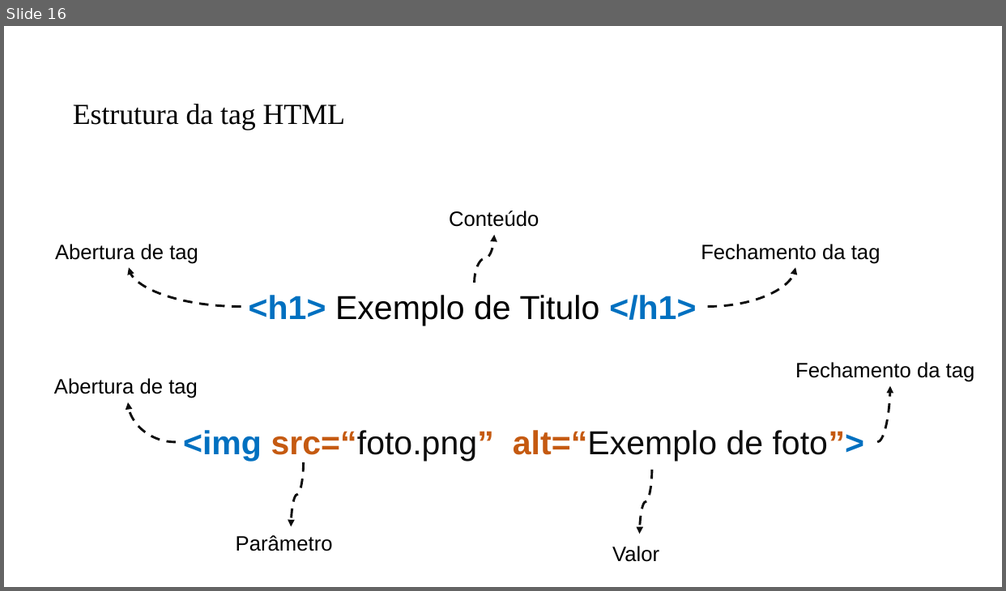
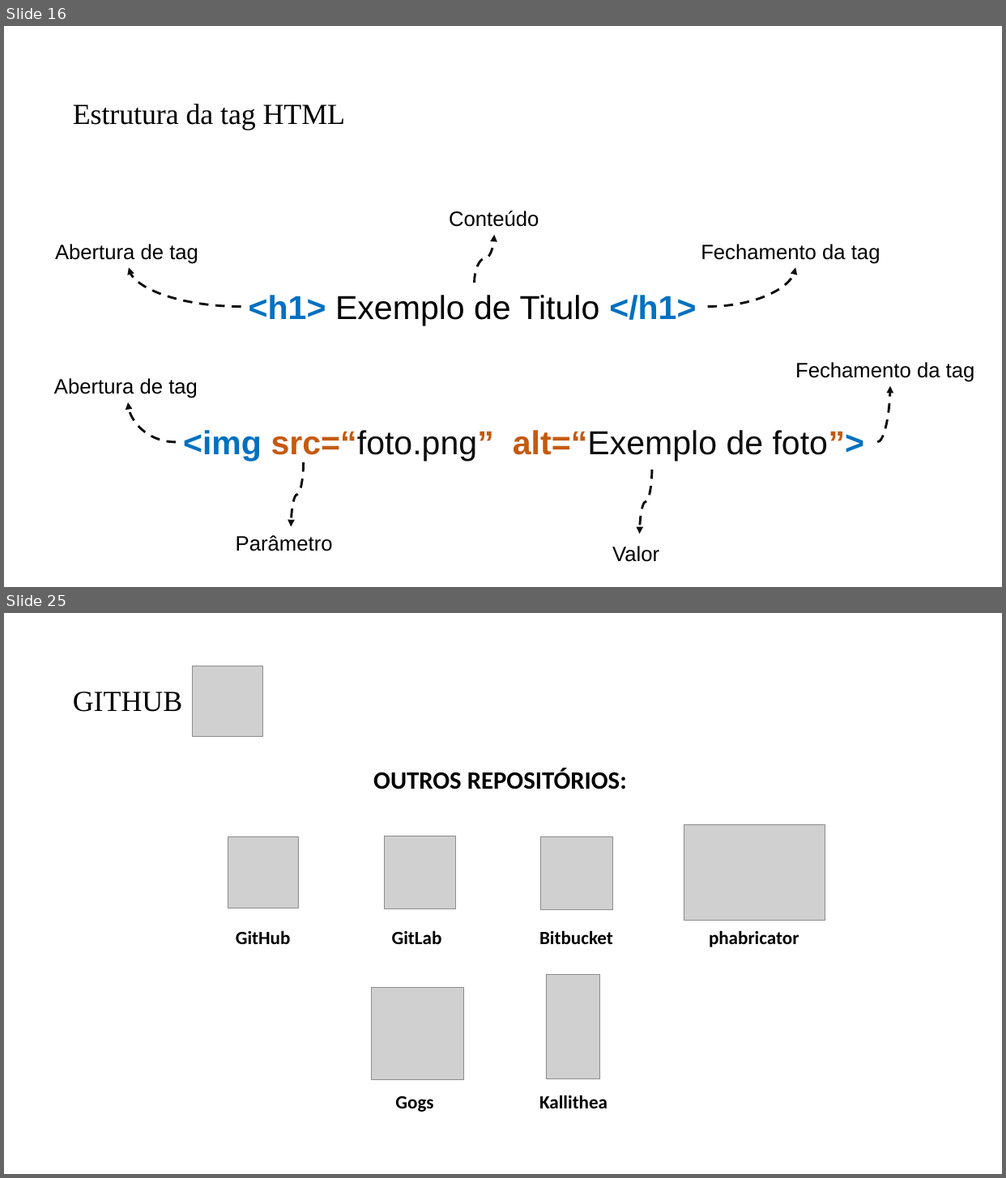
Before and after one commit to PedroMiho/UMC, a slide deck: Lógica e Programação/Módulo 01 - HTML e CSS/Aula 01 - Aula Inaugural/Aula Inaugural.pptx. Shown one above the other, each under a label of ours: slide 16 before the commit, slides 16 and 25 after it; the slides between them are not shown. The pictures are 1006x591 and 1006x1178 pixels, drawn with LibreOffice and Linux fonts; fonts in the diff are those of the drawing; grey boxes stand for pictures; background and template pictures are left out. Boxes give left, top, right and bottom in pixels: in the first picture for what was removed or moved away, otherwise in the second. Text is boxed around its words. In the diff, an @@ line names an element or a change of style, - is before the commit and + after.

```diff
--- a/Lógica e Programação/Módulo 01 - HTML e CSS/Aula 01 - Aula Inaugural/Aula Inaugural.pptx
+++ b/Lógica e Programação/Módulo 01 - HTML e CSS/Aula 01 - Aula Inaugural/Aula Inaugural.pptx
@@ slide 25 added at (4, 613, 1002, 1174), background #FFFFFF @@
@@ picture added at (192, 666, 263, 737) @@
@@ title added at (73, 692, 183, 712), 28 pt, text #000000 @@
+GITHUB
@@ text added at (373, 768, 627, 790), 24 pt, text #000000, bold @@
+OUTROS REPOSITÓRIOS:
@@ picture added at (684, 825, 825, 921) @@
@@ picture added at (228, 837, 299, 909) @@
@@ picture added at (385, 837, 455, 909) @@
@@ picture added at (541, 837, 613, 910) @@
@@ text added at (236, 931, 291, 944), 18 pt, text #000000, bold @@
+GitHub
@@ text added at (392, 931, 442, 944), 18 pt, text #000000, bold @@
+GitLab
@@ text added at (539, 931, 613, 944), 18 pt, text #000000, bold @@
+Bitbucket
@@ text added at (709, 931, 799, 948), 18 pt, text #000000, bold @@
+phabricator
@@ picture added at (546, 974, 600, 1080) @@
@@ picture added at (371, 988, 463, 1080) @@
@@ text added at (395, 1097, 433, 1112), 18 pt, text #000000, bold @@
+Gogs
@@ text added at (539, 1095, 607, 1109), 18 pt, text #000000, bold @@
+Kallithea
```
Also in this commit, not shown: 2 slides changed, 23 other slides added, 1 slide removed.
